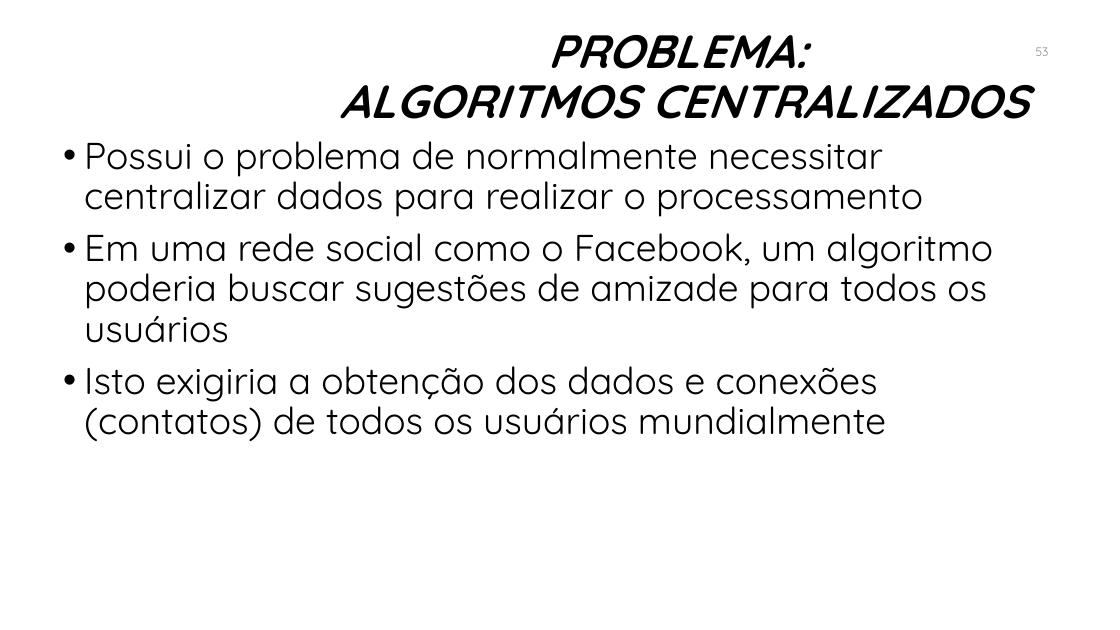
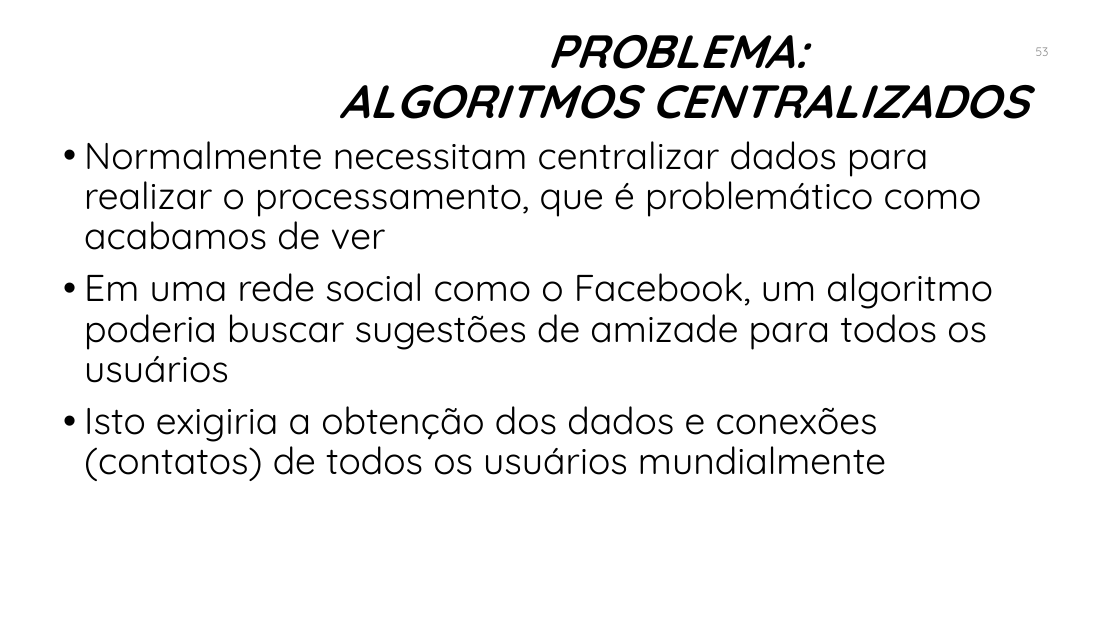
Before and after one commit to manoelcampos/sistemas-distribuidos, a slide deck: slide 53 of introducao-sd.pptx. Drawn at 1120x630 pixels with LibreOffice and Linux fonts; fonts in the diff are those of the drawing; background and template pictures are left out. Boxes give left, top, right and bottom in pixels: in the first picture for what was removed or moved away, otherwise in the second. Text is boxed around its words. In the diff, an @@ line names an element or a change of style, - is before the commit and + after.

```diff
--- a/introducao-sd.pptx
+++ b/introducao-sd.pptx
@@ text at [84, 141, 982, 250]: text changed @@
-• Possui o problema de normalmente necessitar centralizar dados para realizar o processamento
+• Normalmente necessitam centralizar dados para realizar o processamento, que é problemático como acabamos de ver
```
Also in this commit, not shown: 10 other slides changed, 1 slide added, 1 other file.
